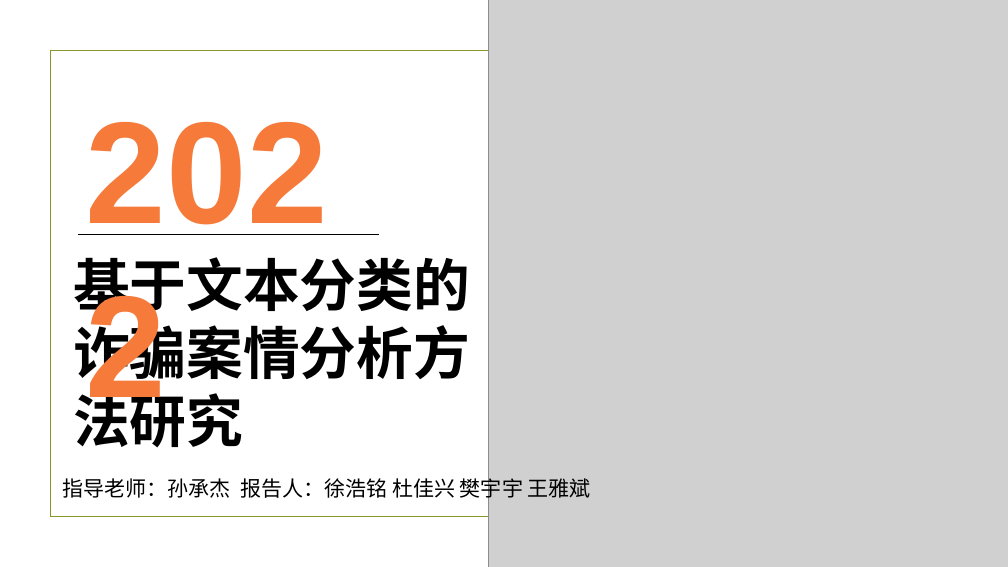
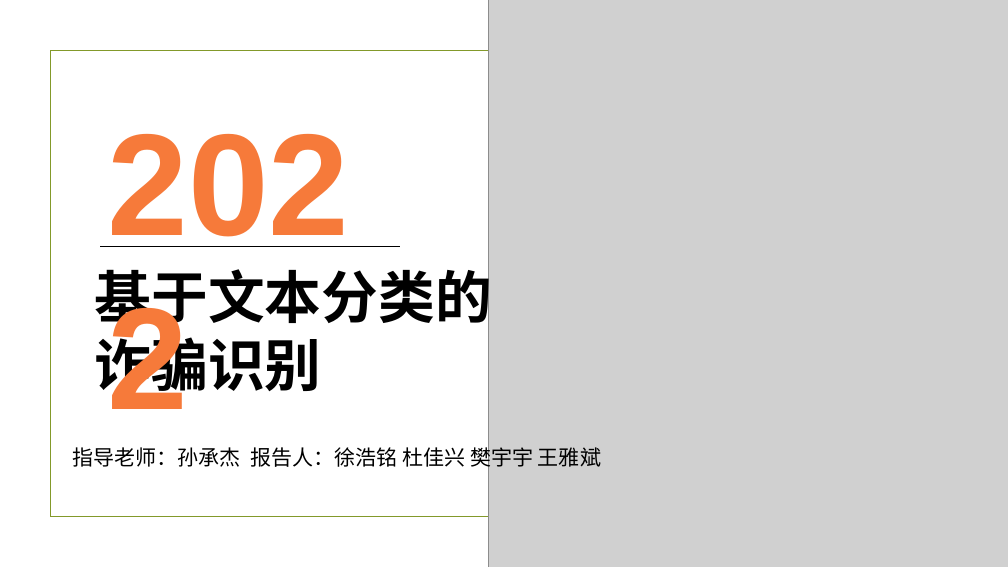
Before and after one commit to duhhhh1/Anti_fraud_text, a slide deck: slide 1 of 立项.pptx. Drawn at 1008x567 pixels with LibreOffice and Linux fonts; fonts in the diff are those of the drawing; grey boxes stand for pictures; background and template pictures are left out. Boxes give left, top, right and bottom in pixels: in the first picture for what was removed or moved away, otherwise in the second. Text is boxed around its words. In the diff, an @@ line names an element or a change of style, - is before the commit and + after.

Commit message:
完成立项报告和PPT

```diff
--- a/立项.pptx
+++ b/立项.pptx
@@ text "2022": place and size @@
-text "2022" at bbox=[79, 75, 393, 258]
+text "2022" at bbox=[100, 87, 414, 270]
@@ text at bbox=[95, 261, 492, 401]: text changed @@
-基于文本分类的诈骗案情分析方法研究
+基于文本分类的诈骗识别
@@ line moved from (79, 234) - (379, 234) to (100, 247) - (400, 247) @@
@@ text "指导老师：孙承杰 报告人：徐浩铭 杜佳兴 樊宇宇 王雅斌": place and size @@
-text "指导老师：孙承杰 报告人：徐浩铭 杜佳兴 樊宇宇 王雅斌" at bbox=[63, 475, 591, 501]
+text "指导老师：孙承杰 报告人：徐浩铭 杜佳兴 樊宇宇 王雅斌" at bbox=[73, 444, 601, 470]
```
Also in this commit, not shown: 4 other slides changed, 4 other files.
